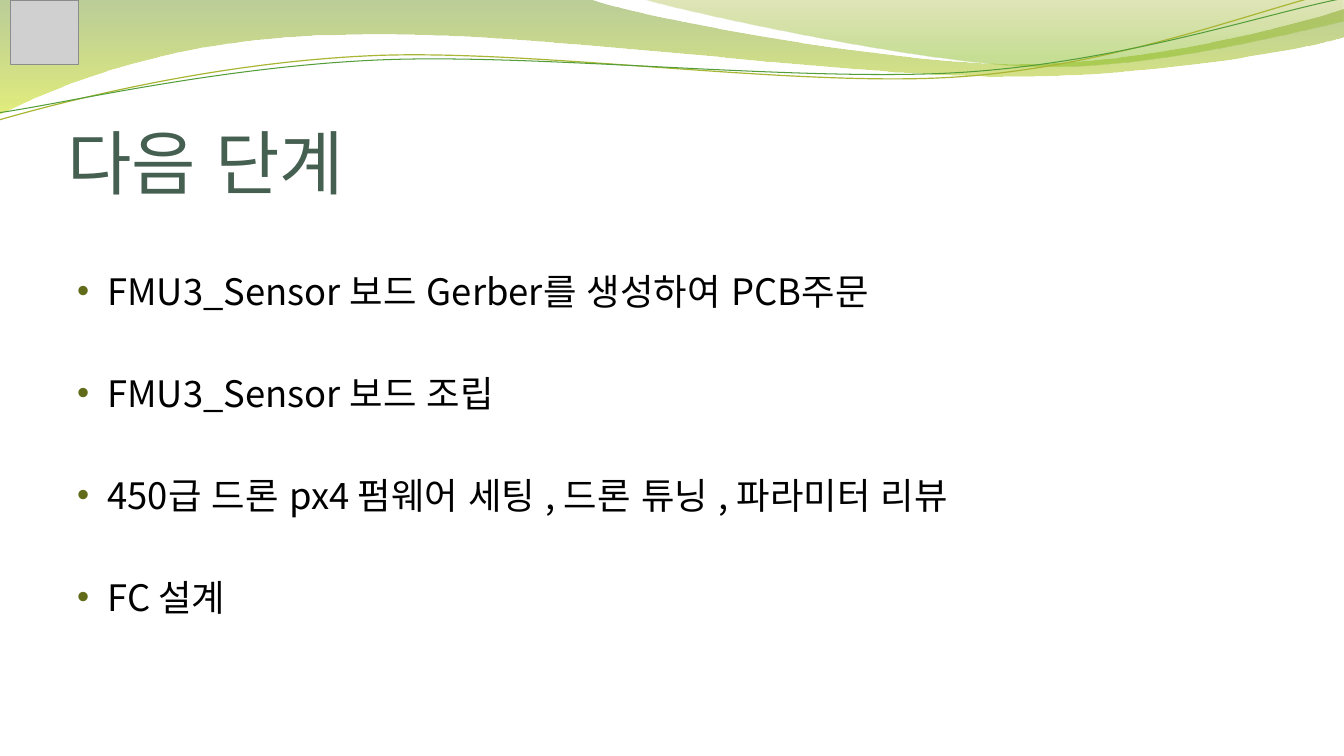
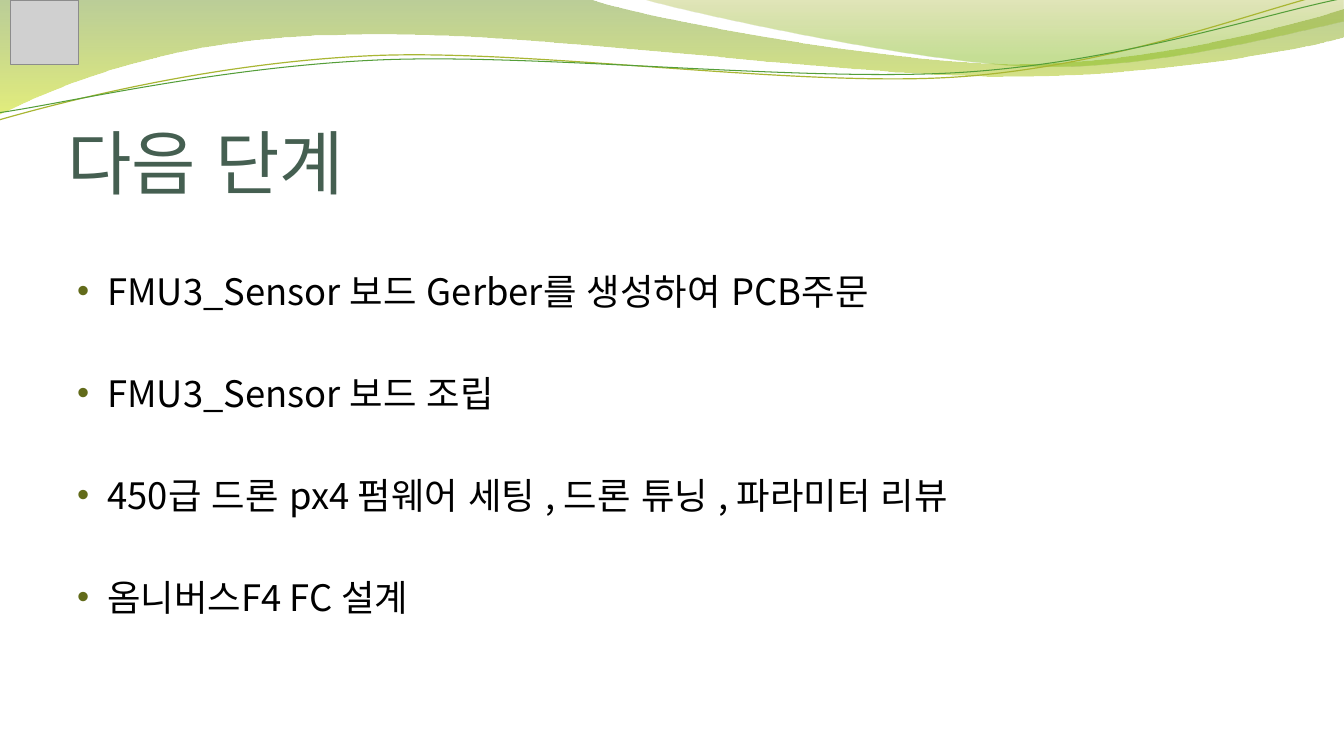
Before and after one commit to woos444/DroneMap_education, a slide deck: slide 29 of DroneMap 교육 중간보고서.pptx. Drawn at 1344x756 pixels with LibreOffice and Linux fonts; fonts in the diff are those of the drawing; grey boxes stand for pictures; background and template pictures are left out. Boxes give left, top, right and bottom in pixels: in the first picture for what was removed or moved away, otherwise in the second. Text is boxed around its words. In the diff, an @@ line names an element or a change of style, - is before the commit and + after.

```diff
--- a/DroneMap 교육 중간보고서.pptx
+++ b/DroneMap 교육 중간보고서.pptx
@@ text at bbox=[107, 581, 408, 614]: text changed @@
-• FC 설계
+• 옴니버스F4 FC 설계
```
Also in this commit, not shown: 3 other slides changed.
